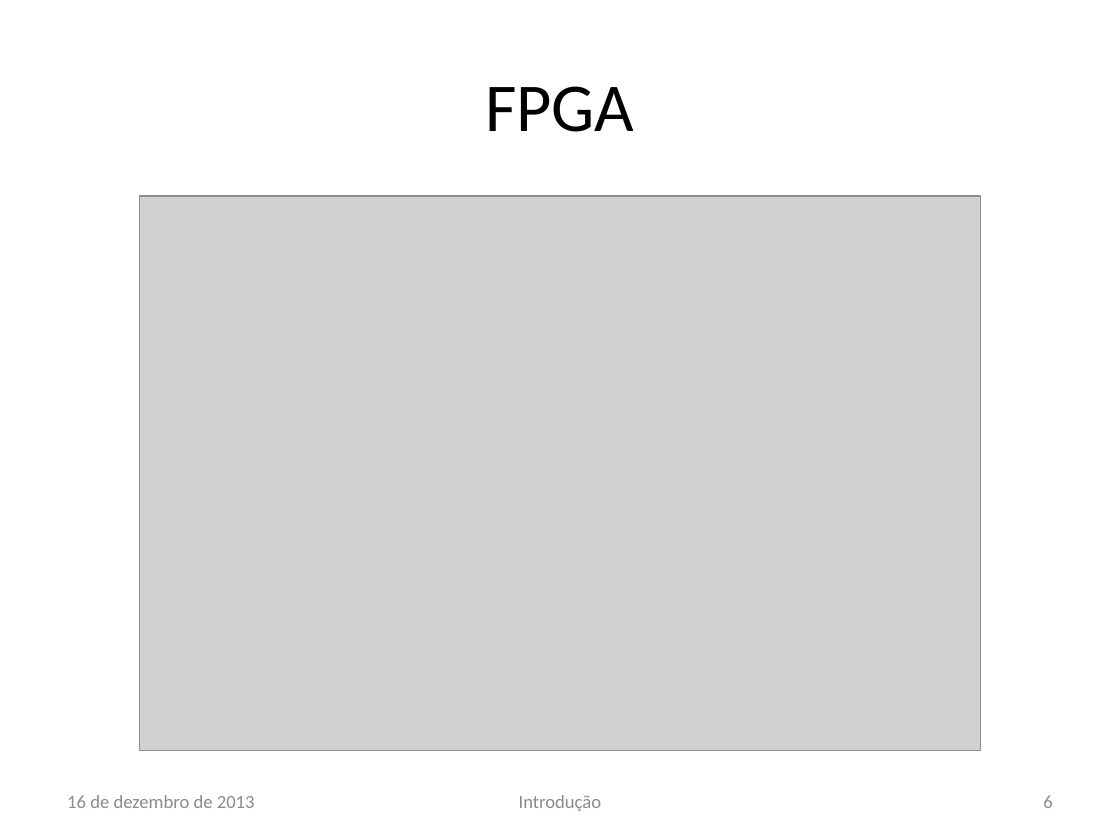
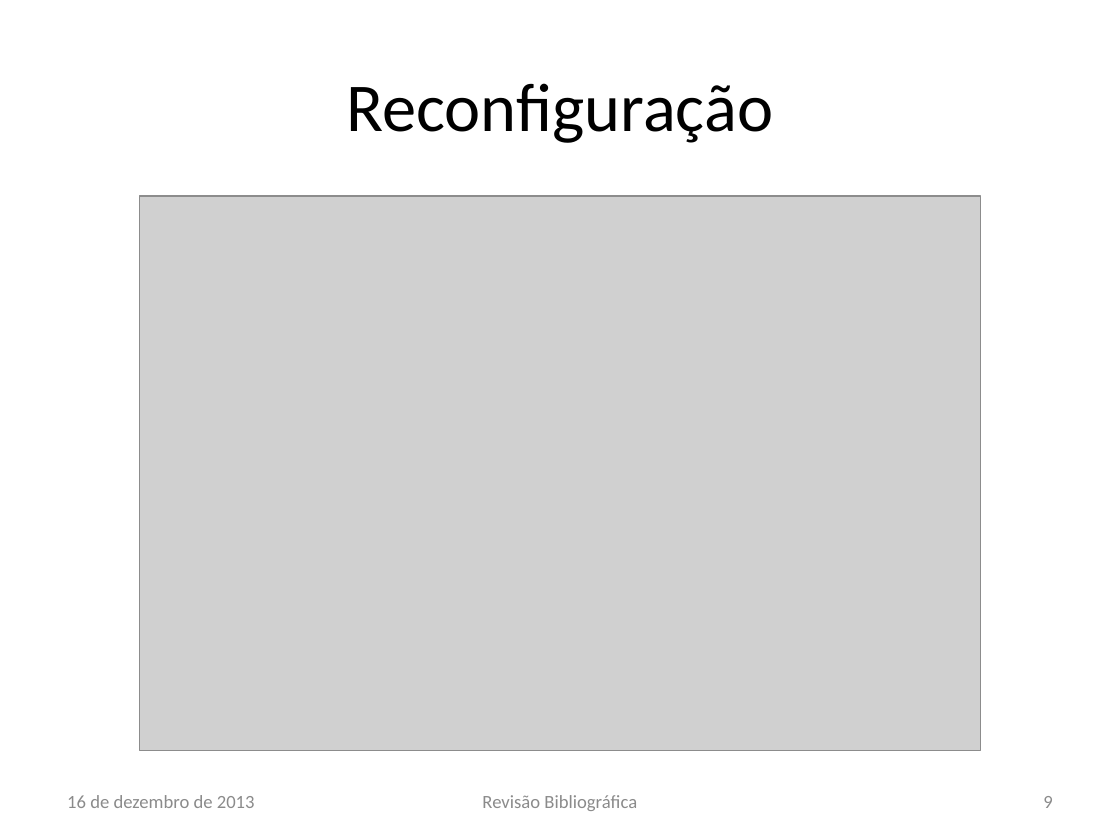
Before and after one commit to lsoliveira459/tg2, a slide deck: slide 9 of Apresentação/Estudo e Implementação de Reconfiguração Dinâmica.pptx (slide 6 before the commit). Drawn at 1120x840 pixels with LibreOffice and Linux fonts; fonts in the diff are those of the drawing; grey boxes stand for pictures; background and template pictures are left out. Boxes give left, top, right and bottom in pixels: in the first picture for what was removed or moved away, otherwise in the second. Text is boxed around its words. In the diff, an @@ line names an element or a change of style, - is before the commit and + after.

```diff
--- a/Apresentação/Estudo e Implementação de Reconfiguração Dinâmica.pptx
+++ b/Apresentação/Estudo e Implementação de Reconfiguração Dinâmica.pptx
@@ title at (346, 83, 773, 143): text changed @@
-FPGA
+Reconfiguração
@@ text at (482, 795, 637, 811): text changed @@
-Introdução
+Revisão Bibliográfica
@@ page number at (1043, 796, 1052, 808): text changed @@
-6
+9
```
Also in this commit, not shown: 9 other slides changed, 1 slide added, 3 other files.
